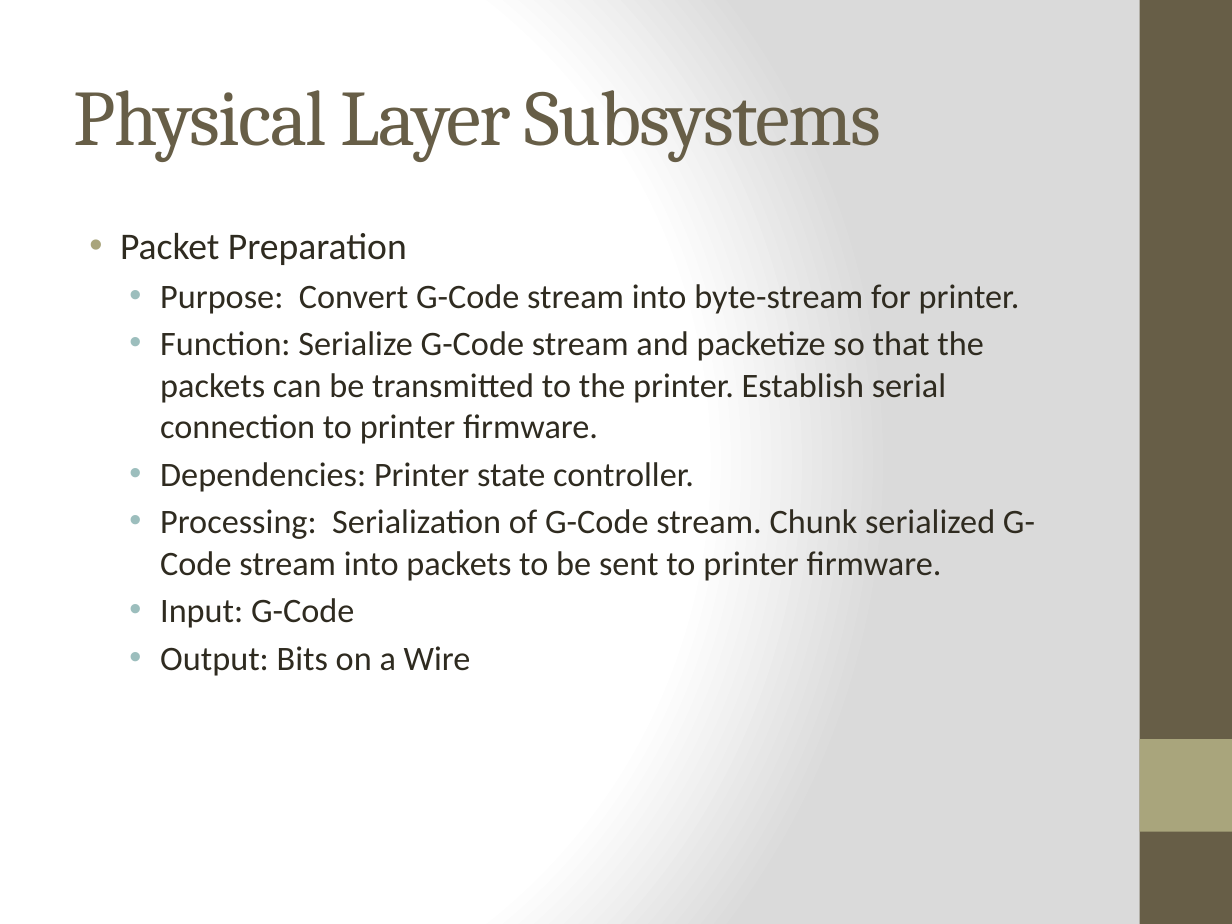
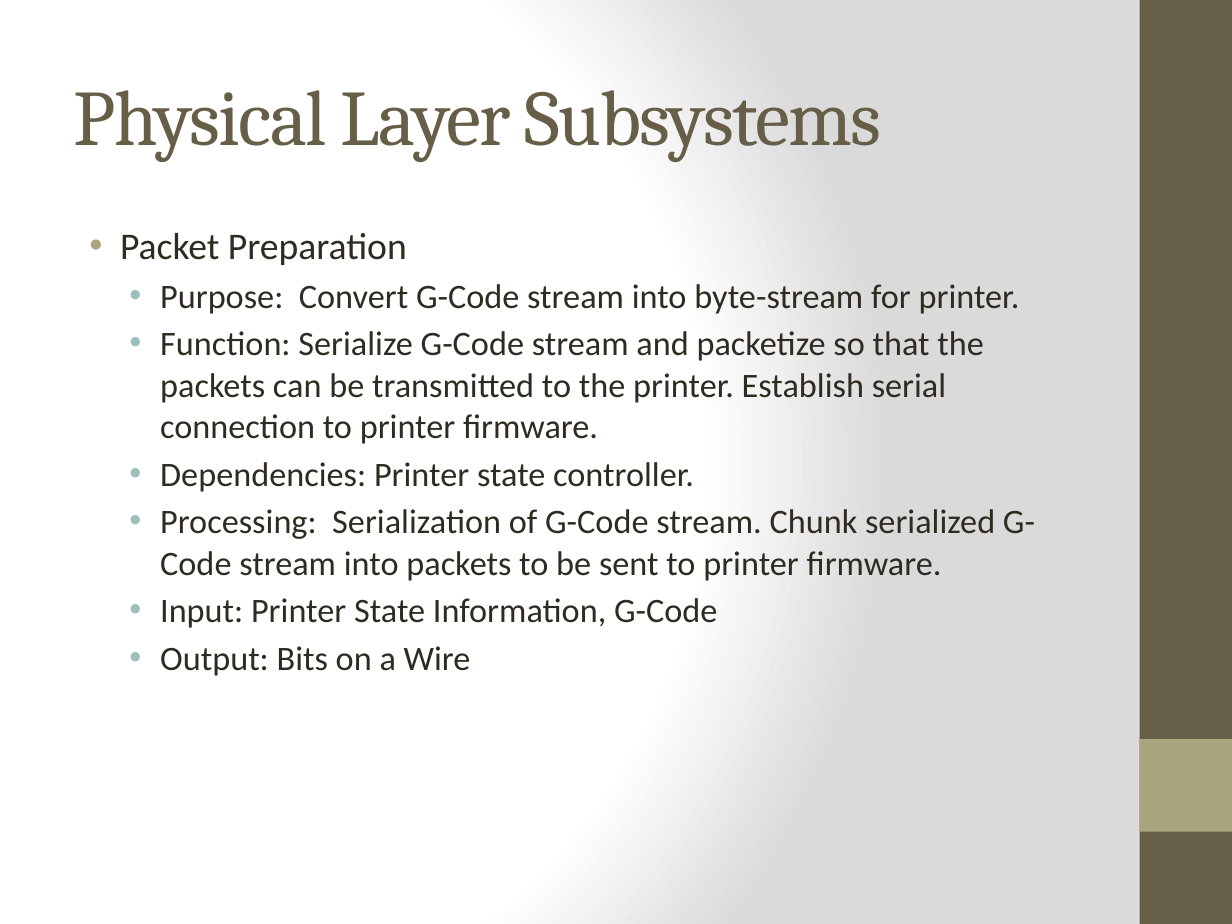
Before and after one commit to qpHalcy0n/SRDesign, a slide deck: slide 29 of ADS Gate Review/Team Ink3d ADS.pptx. Drawn at 1232x924 pixels with LibreOffice and Linux fonts; fonts in the diff are those of the drawing. Boxes give left, top, right and bottom in pixels: in the first picture for what was removed or moved away, otherwise in the second. Text is boxed around its words. In the diff, an @@ line names an element or a change of style, - is before the commit and + after.

```diff
--- a/ADS Gate Review/Team Ink3d ADS.pptx
+++ b/ADS Gate Review/Team Ink3d ADS.pptx
@@ text at bbox=[160, 598, 717, 628]: text changed @@
-  • Input: G-Code
+  • Input: Printer State Information, G-Code
```
Also in this commit, not shown: 2 other slides changed.
